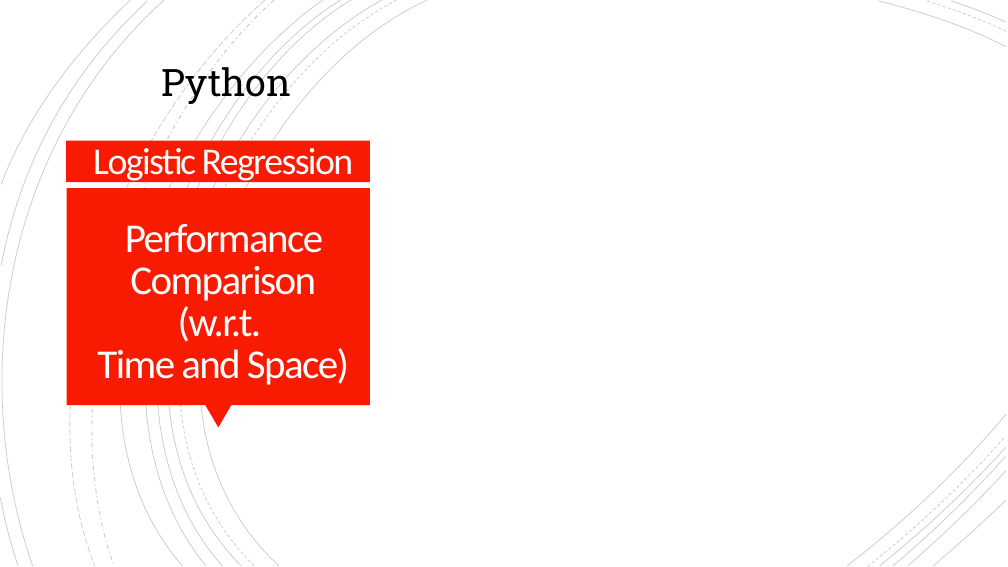
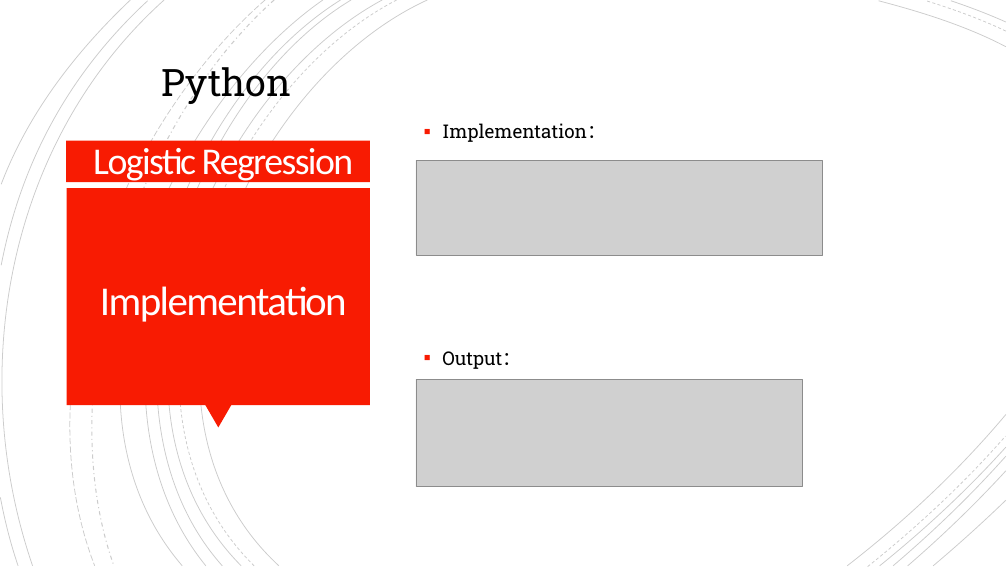
Before and after one commit to ymart1n/ML-Research-Repo, a slide deck: slide 8 of Homework 1/hw1-pre.pptx. Drawn at 1008x567 pixels with LibreOffice and Linux fonts; fonts in the diff are those of the drawing; grey boxes stand for pictures. Boxes give left, top, right and bottom in pixels: in the first picture for what was removed or moved away, otherwise in the second. Text is boxed around its words. In the diff, an @@ line names an element or a change of style, - is before the commit and + after.

```diff
--- a/Homework 1/hw1-pre.pptx
+++ b/Homework 1/hw1-pre.pptx
@@ text added at <box>442,123,606,369</box>, 18 pt, text #000000 @@
+▪ Implementation：
+▪ Output：
@@ picture added at <box>416,160,823,256</box> @@
@@ text at <box>100,286,347,322</box>: text changed @@
-Performance Comparison
-(w.r.t.
-Time and Space)
+Implementation
@@ picture added at <box>416,379,802,487</box> @@
```
Also in this commit, not shown: 2 other slides changed, 2 slides added, 5 other files.
